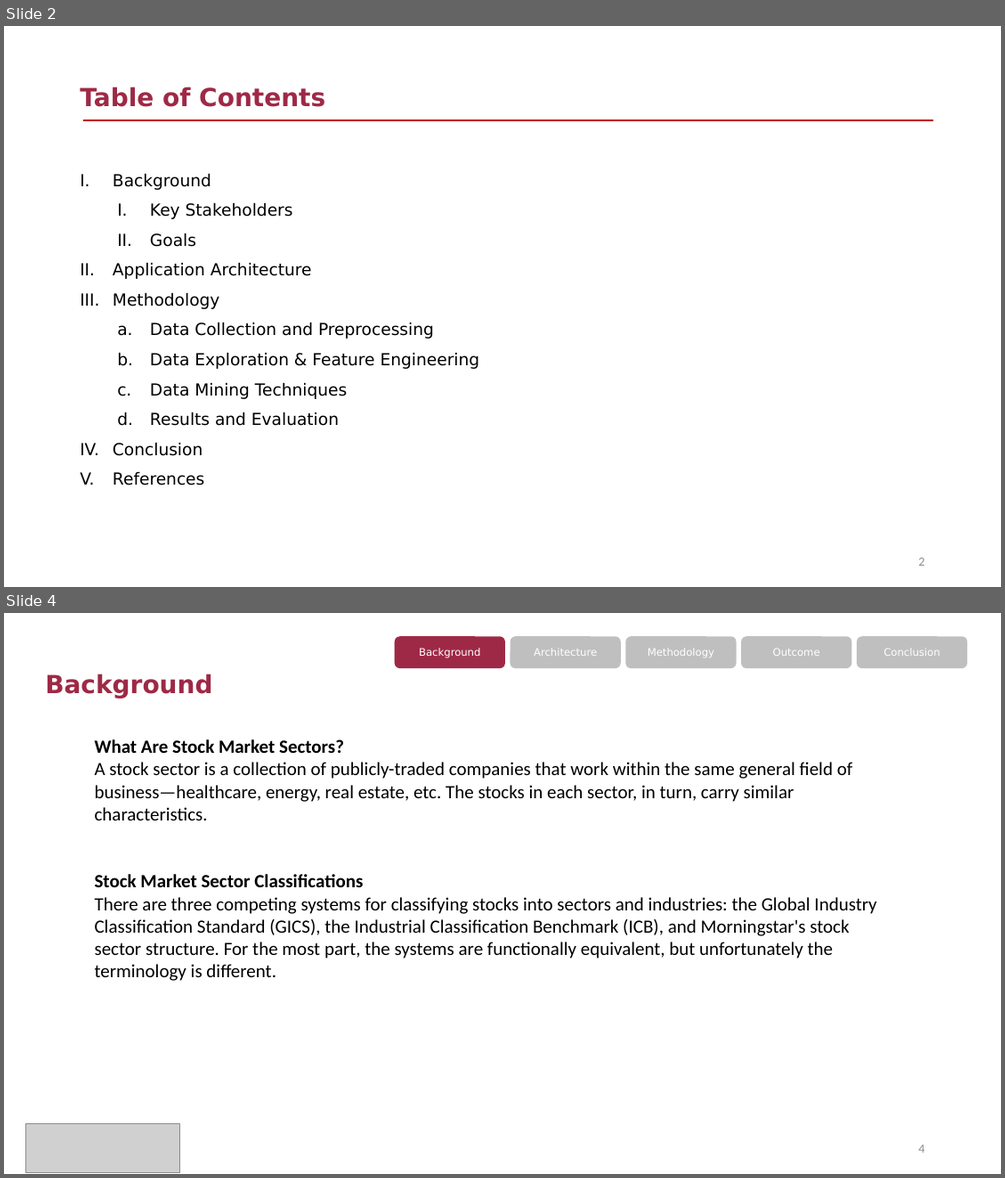
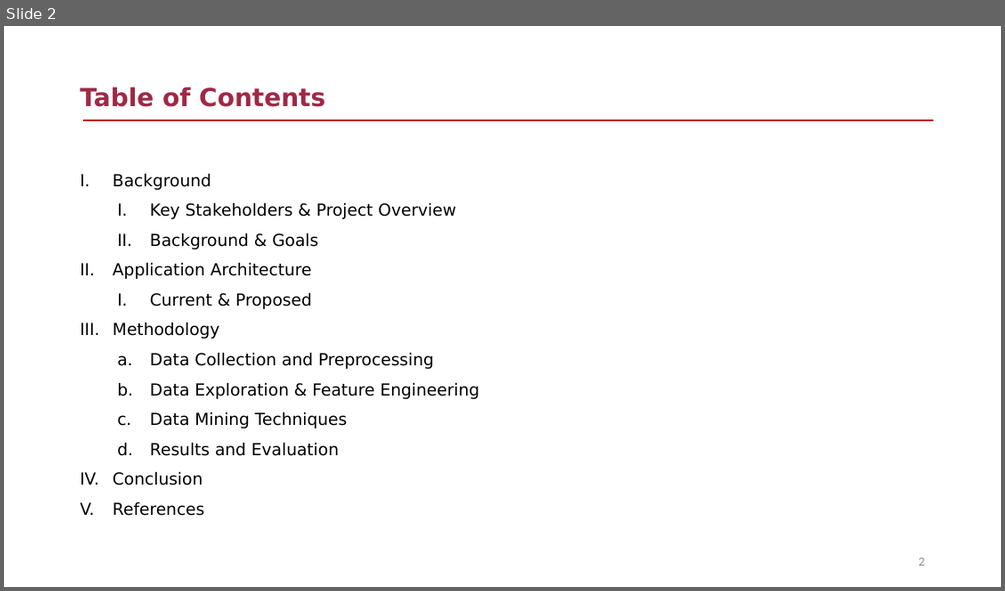
Before and after one commit to zqw86713/MSCA_31008_0N01_Winter_2023_Data_Mining_Principles, a slide deck: Final_project/MScA_31008_Final_Project_Presentation - Pitchbook Industry Classification.pptx. Shown one above the other, each under a label of ours: slides 2 and 4 before the commit, slide 2 after it; the slides between them are not shown. The pictures are 1005x1178 and 1005x591 pixels, drawn with LibreOffice and Linux fonts; fonts in the diff are those of the drawing; grey boxes stand for pictures. Boxes give left, top, right and bottom in pixels: in the first picture for what was removed or moved away, otherwise in the second. Text is boxed around its words. In the diff, an @@ line names an element or a change of style, - is before the commit and + after.

```diff
--- a/Final_project/MScA_31008_Final_Project_Presentation - Pitchbook Industry Classification.pptx
+++ b/Final_project/MScA_31008_Final_Project_Presentation - Pitchbook Industry Classification.pptx
@@ slide 4 removed at (4,613,1001,1174), background #FFFFFF @@
@@ rounded rectangle removed at (395,636,505,668) @@
-Background
@@ rounded rectangle removed at (510,636,621,668) @@
-Architecture
@@ rounded rectangle removed at (625,636,736,668) @@
-Methodology
@@ rounded rectangle removed at (741,636,852,668) @@
-Outcome
@@ rounded rectangle removed at (857,636,967,668) @@
-Conclusion
@@ title removed at (45,674,212,698) @@
-Background
@@ text removed at (95,739,876,981) @@
-What Are Stock Market Sectors?
-A stock sector is a collection of publicly-traded companies that work within the same general field of business—healthcare, energy, real estate, etc. The stocks in each sector, in turn, carry similar characteristics.
-Stock Market Sector Classifications
-There are three competing systems for classifying stocks into sectors and industries: the Global Industry Classification Standard (GICS), the Industrial Classification Benchmark (ICB), and Morningstar's stock sector structure. For the most part, the systems are functionally equivalent, but unfortunately the terminology is different.
@@ picture removed at (25,1123,179,1172) @@
@@ page number removed at (918,1144,924,1152) @@
-4
@@ slide 2 changed as well @@
@@ text at (150,202,456,249): text changed @@
-  I. Key Stakeholders
-  II. Goals
+  I. Key Stakeholders & Project Overview
+  II. Background & Goals
@@ text at (150,292,312,309): paragraph added @@
+  I. Current & Proposed
```
Also in this commit, not shown: 15 other slides changed, 2 slides added, 1 other slide removed.
